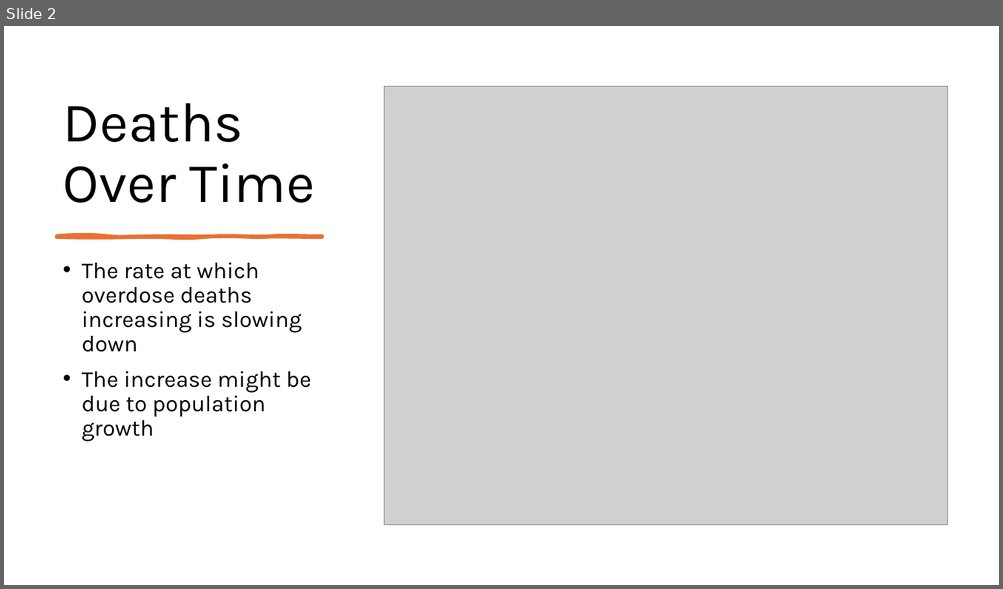
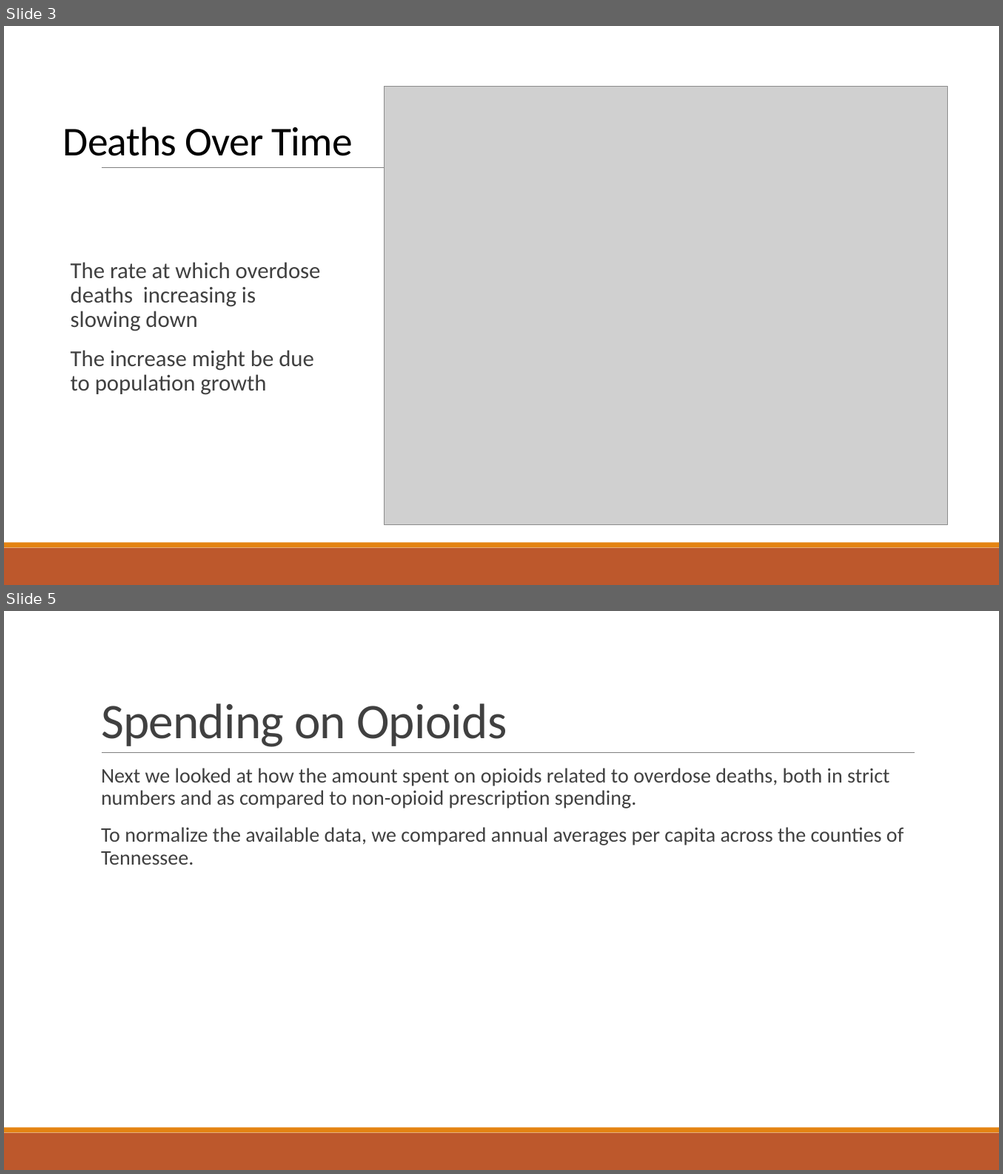
Before and after one commit to NSS-Full-Time-Data-Analytics-17/prescription-revisted-atlantis, a slide deck: Prescrider.pptx. Shown one above the other, each under a label of ours: slide 2 before the commit, slides 3 and 5 after it; the slides between them are not shown. The pictures are 1003x589 and 1003x1174 pixels, drawn with LibreOffice and Linux fonts; fonts in the diff are those of the drawing; grey boxes stand for pictures. Boxes give left, top, right and bottom in pixels: in the first picture for what was removed or moved away, otherwise in the second. Text is boxed around its words. In the diff, an @@ line names an element or a change of style, - is before the commit and + after.

```diff
--- a/Prescrider.pptx
+++ b/Prescrider.pptx
@@ slide 5 added at (x1=4, y1=611, x2=999, y2=1170), background #FFFFFF; not listed: 3 template elements that a slide beside it also shows @@
@@ title added at (x1=101, y1=703, x2=506, y2=747), 48 pt, text #404040 @@
+Spending on Opioids
@@ text added at (x1=101, y1=768, x2=903, y2=865), 20 pt, text #404040 @@
+  Next we looked at how the amount spent on opioids related to overdose deaths, both in strict numbers and as compared to non-opioid prescription spending.
+  To normalize the available data, we compared annual averages per capita across the counties of Tennessee.
@@ what was slide 2 is now slide 3 @@
@@ slide 3 changed as well @@
@@ title "Deaths Over Time" at (x1=63, y1=127, x2=352, y2=156): size 54 to 39.6 pt, font Karla to Calibri, letter spacing 0 to -0.5 pt; line spacing 0.9 to 0.85 @@
@@ line added from (102, 168) to (915, 168), #808080 0.5 pt @@
@@ freeform shape removed at (x1=57, y1=235, x2=322, y2=237) @@
@@ text "The rate at which overdose ..." at (x1=71, y1=262, x2=321, y2=395): font Karla to Calibri, text colour #000000 to #404040; bullet • to  ; more space between paragraphs @@
@@ rectangle added at (x1=4, y1=548, x2=999, y2=585), fill #BD582C @@
@@ rectangle added at (x1=4, y1=543, x2=999, y2=548), fill #E48312 @@
```
Also in this commit, not shown: 3 other slides changed, 13 other slides added, 1 slide removed.
